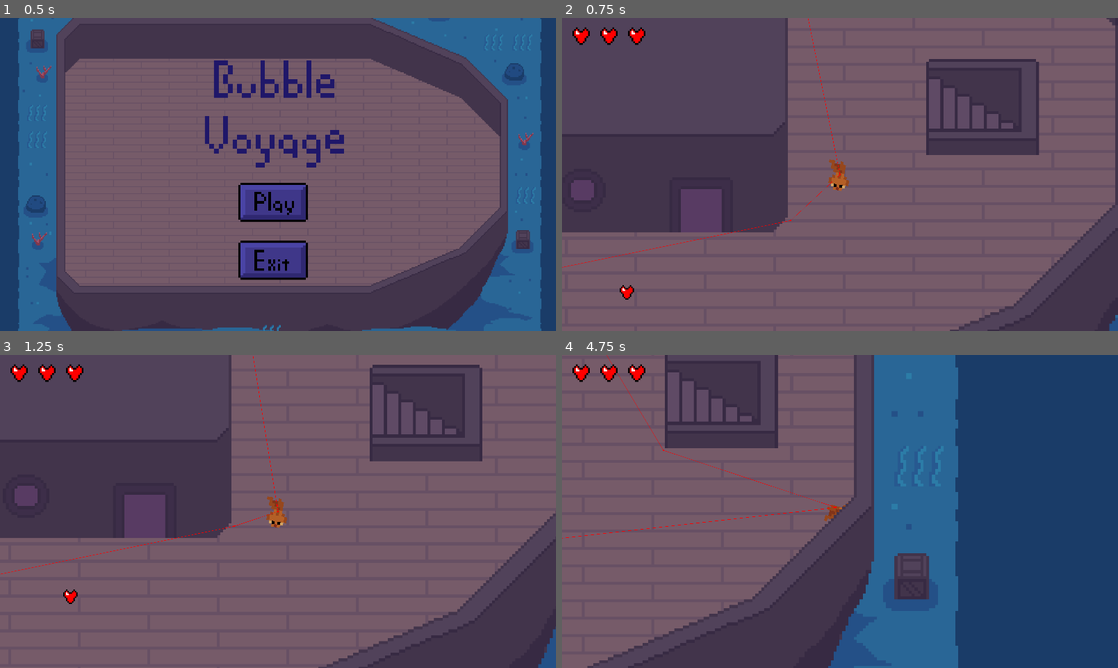
Above: before the commit, frames 1-4 (two rows, left to right).
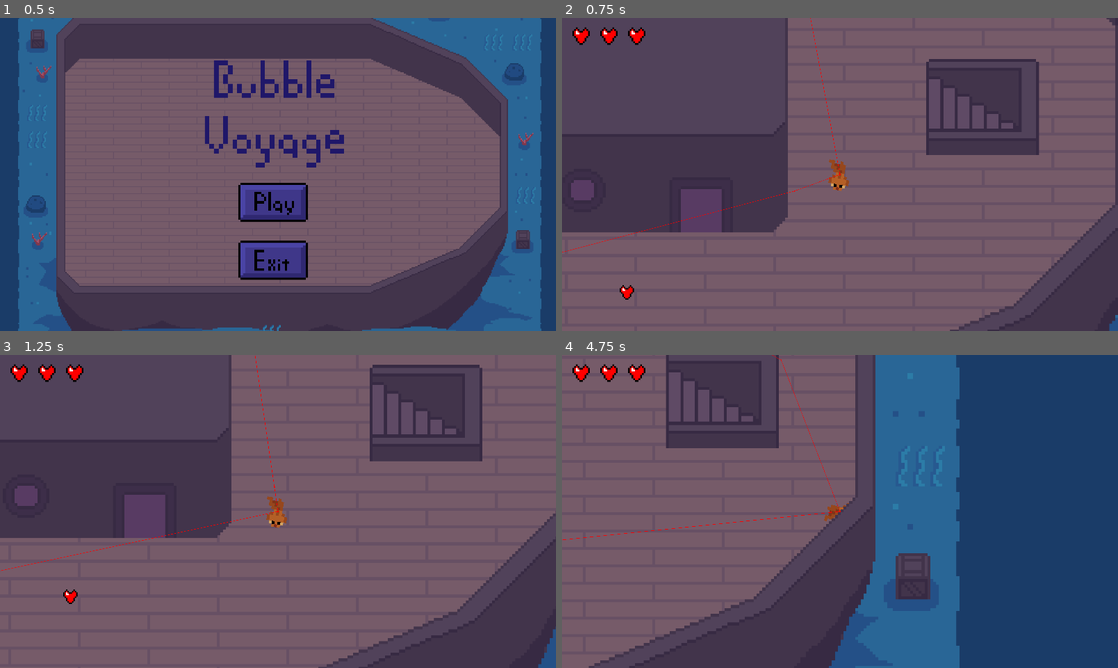
Above: after the commit, the same moments.

Repository: canaryincoalmine/Fish-Society-and-its-Bubbles
Game: Godot game, scene res://Code/Screens/TitleScreen.tscn
Two runs of this game, one before a commit and one after it. Both use one fixed random seed, a clock stepped at 60 frames per second and the inputs below.
Inputs (mouse positions are in pixels of both pictures, inside the frame that each line leads up to):
- Up to frame 1 (0.5 s): no input
- Up to frame 2 (0.75 s): click (834, 202) at 0.5 s
- Up to frame 3 (1.25 s): no input
- Up to frame 4 (4.75 s): move the mouse to (962, 495) at 1.27 s; tap Space (dash) at 1.35, 2.85, 4.35 s; move the mouse to (728, 527) at 2.02 s; click (728, 527) at 2.1 s; move the mouse to (895, 442) at 2.77 s; move the mouse to (812, 574) at 3.52 s; click (812, 574) at 3.6 s; move the mouse to (1006, 558) at 4.27 s

Frame 1 is identical in both runs. In frame 2, 0.3% of the frame differs, in the area x 0-50%, y 0-80%; in frame 3, 0.2%; in frame 4, 1.5%, in the area x 0-72%, y 0-100%.

Commit message:
level transition

Diff:
--- a/Code/Screens/Level 1.tscn
+++ b/Code/Screens/Level 1.tscn
@@ -12,16 +12,19 @@
 [ext_resource type="PackedScene" uid="uid://74lnysi4i3b7" path="res://Code/Enemies/Cod/Cod.tscn" id="7_5okh8"]
 [ext_resource type="Texture2D" uid="uid://dhhp18k04y1hh" path="res://Sprites/Maps/Level1/Deck room top layer.png" id="7_unpje"]
 [ext_resource type="AudioStream" uid="uid://bi3m32ns5vnuq" path="res://Audio/main_soundtrack.wav" id="8_8biuh"]
-[ext_resource type="PackedScene" uid="uid://dqhkrfhkhdwoh" path="res://Code/Screens/hud.tscn" id="12_8fd6g"]
+[ext_resource type="PackedScene" path="res://Code/Screens/hud.tscn" id="12_8fd6g"]
 [ext_resource type="PackedScene" uid="uid://cva2gw57wx4ko" path="res://Code/Pickups/heart.tscn" id="14_frw6p"]
 
 [sub_resource type="NavigationPolygon" id="NavigationPolygon_yqgwh"]
-vertices = PackedVector2Array(800, 563.922, 1262, 345.922, 1666.03, 349.078, 1898.05, 502.828, 1558.29, 845.547, 795.977, 1167, 1905.94, -121.68, 1664.97, 35.0313, 800, -428.141, 1262, 284, 1581.79, 238.023, 1597.12, 284, 1262.52, 73.3594, 1259.09, 33.9688, 1571.43, -432.508, 800.93, -765, 744.141, -484, -1693.95, -766.992, -372.031, -484, -429, -429.258, -429, 574.078, -1693.8, 1167, -1814, 1044.88, -1816.99, -647.773)
-polygons = Array[PackedInt32Array]([PackedInt32Array(0, 1, 2, 3, 4, 5), PackedInt32Array(6, 3, 2, 7), PackedInt32Array(1, 0, 8, 9), PackedInt32Array(10, 11, 9, 12), PackedInt32Array(12, 9, 8, 13), PackedInt32Array(14, 6, 7, 13, 8, 15), PackedInt32Array(15, 8, 16), PackedInt32Array(17, 15, 16, 18), PackedInt32Array(17, 18, 19), PackedInt32Array(20, 0, 5, 21), PackedInt32Array(17, 19, 20, 21, 22, 23)])
-outlines = Array[PackedVector2Array]([PackedVector2Array(-1698, -777, 803, -775, 1577, -441, 1916, -126, 1908, 507, 1564, 854, 798, 1177, -1698, 1177, -1824, 1049, -1827, -652)])
+vertices = PackedVector2Array(813, 462.07, 1262, 345.922, 1666.03, 349.078, 1908.98, 648.148, 1577, 1012.73, 789.922, 1365.97, 1906.01, -221.82, 1664.97, 35.0313, 1581.79, 238.023, 1597.12, 284, 1262, 284, 1262.52, 73.3594, 813, -428.141, 1259.09, 33.9688, 1561.24, -564.617, 792.883, -909.977, 757.141, -484, -1686.41, -894.023, -359.031, -484, -415.992, -429.273, -1813.98, -790.25, -419.031, 453.93, -1697.16, 1339.04, -1808.01, 1240.5)
+polygons = Array[PackedInt32Array]([PackedInt32Array(0, 1, 2, 3, 4, 5), PackedInt32Array(6, 3, 2, 7), PackedInt32Array(8, 9, 10, 11), PackedInt32Array(1, 0, 12, 10), PackedInt32Array(11, 10, 12, 13), PackedInt32Array(14, 6, 7, 13, 12, 15), PackedInt32Array(15, 12, 16), PackedInt32Array(17, 15, 16, 18), PackedInt32Array(17, 18, 19, 20), PackedInt32Array(21, 0, 5, 22, 23), PackedInt32Array(21, 23, 20, 19)])
+outlines = Array[PackedVector2Array]([PackedVector2Array(-1690, -904, 795, -920, 1567, -573, 1916, -226, 1919, 652, 1583, 1021, 792, 1376, -1701, 1349, -1818, 1245, -1824, -795)])
 parsed_collision_mask = 4294967289
 
-[node name="Main2" type="Node2D"]
+[sub_resource type="RectangleShape2D" id="RectangleShape2D_lexfj"]
+size = Vector2(27, 55)
+
+[node name="Main3" type="Node2D"]
 script = ExtResource("1_p740o")
 
 [node name="Sprite2D" type="Sprite2D" parent="."]
@@ -37,13 +40,13 @@
 stream = ExtResource("4_icb3t")
 volume_db = -15.768
 
-[node name="StaticBody2D" type="StaticBody2D" parent="."]
+[node name="StaticBody2D" type="StaticBody2D" parent="." groups=["Player"]]
 scale = Vector2(10, 10)
 
 [node name="CollisionPolygon2D" type="CollisionPolygon2D" parent="StaticBody2D"]
 position = Vector2(0, 26.4)
 build_mode = 1
-polygon = PackedVector2Array(-183.4, -94.8, -170.7, -107.1, -117.262, -107.142, 80.7, -107.3, 158.3, -73, 191.7, -39.6, 192.6, 33.1, 162.2, 63, 81.4, 97.5, -175.7, 98, -183.5, 89.9)
+polygon = PackedVector2Array(-183.3, -104.1, -170.5, -116.8, 80.7, -116.1, 158.5, -82.9, 192.6, -47, 192.1, 36.4, 165, 72.9, 79.8, 114.3, -167.1, 110.4, -182.3, 95.1)
 
 [node name="NavigationRegion2D2" type="NavigationRegion2D" parent="."]
 navigation_polygon = SubResource("NavigationPolygon_yqgwh")
@@ -55,7 +58,7 @@
 
 [node name="NavigationObstacle2D" type="NavigationObstacle2D" parent="NavigationRegion2D2"]
 scale = Vector2(10, 10)
-vertices = PackedVector2Array(-170.7, -80.7, -183.5, -68.3, -183.5, 105.6, -173.5, 115.5, -171, 124, 81, 124, 85, 116, 155.5, 86.4, 157, 86, 192.6, 50.4, 192.5, -10.6, 159, -44, 81, -78, 79.5, -80.9)
+vertices = PackedVector2Array(-169.6, -90.1, -183.9, -78.7, -183.3, 119.9, -170.5, 138.2, 91.7, 140, 160.7, 100.8, 190, 61.5, 192.1, -22.7, 158, -56, 79.2, -90.7)
 
 [node name="StaticBody2D2" type="StaticBody2D" parent="NavigationRegion2D2"]
 position = Vector2(191, 65)
@@ -66,7 +69,8 @@
 texture = ExtResource("3_bcxjj")
 
 [node name="CollisionPolygon2D" type="CollisionPolygon2D" parent="NavigationRegion2D2/StaticBody2D2"]
-polygon = PackedVector2Array(-61, 49.9, 59.9, 48.9, 59.9, -48.9, 54.9, -53.9, -55.9, -53.9, -61, -49)
+position = Vector2(1.3, 0)
+polygon = PackedVector2Array(-61.3, 37.9, 59.9, 38.7, 59.9, -48.9, 54.9, -53.9, -55.9, -53.9, -61, -49)
 
 [node name="StaticBody2D3" type="StaticBody2D" parent="NavigationRegion2D2"]
 position = Vector2(1467, 177)
@@ -100,9 +104,10 @@
 scale = Vector2(10, 10)
 texture = ExtResource("7_unpje")
 
-[node name="Player" parent="." instance=ExtResource("1_jh7pn")]
+[node name="Player" parent="." groups=["Player"] instance=ExtResource("1_jh7pn")]
 position = Vector2(973, 389)
 scale = Vector2(10, 10)
+collision_mask = 29
 
 [node name="Camera2D" type="Camera2D" parent="Player"]
 
@@ -125,3 +130,13 @@
 
 [node name="Heart2" parent="." instance=ExtResource("14_frw6p")]
 position = Vector2(-542, 772)
+
+[node name="GoToNextLevel" type="Area2D" parent="." groups=["Player"]]
+collision_layer = 16
+collision_mask = 2
+
+[node name="CollisionShape2D" type="CollisionShape2D" parent="GoToNextLevel"]
+position = Vector2(1589, 266)
+shape = SubResource("RectangleShape2D_lexfj")
+
+[connection signal="body_entered" from="GoToNextLevel" to="." method="_on_go_to_next_level_body_entered"]
--- a/Code/Screens/Level 2.tscn
+++ b/Code/Screens/Level 2.tscn
@@ -89,7 +89,7 @@
 polygon = PackedVector2Array(1199, -20, 1554, -29, 1545, -240, 1217, -235, 1211, -292, 1579, -289, 1585, -241, 1585, 2, 1202, 0)
 
 [node name="Player" parent="." instance=ExtResource("1_jh7pn")]
-position = Vector2(973, 389)
+position = Vector2(1185, -140)
 scale = Vector2(10, 10)
 
 [node name="Camera2D" type="Camera2D" parent="Player"]
--- a/Code/Screens/level_1.gd
+++ b/Code/Screens/level_1.gd
@@ -10,3 +10,9 @@
 # Called every frame. 'delta' is the elapsed time since the previous frame.
 func _process(delta):
 	pass
+
+
+
+func _on_go_to_next_level_body_entered(body: Node2D) -> void:
+	if body.name == 'Player':
+		get_tree().change_scene_to_file('res://Code/Screens/Level 2.tscn')
Not shown: 1 places in Code/Screens/Level 1.tscn that only renumber resources
Not shown: 1 places in Code/Screens/Level 2.tscn that only renumber resources
